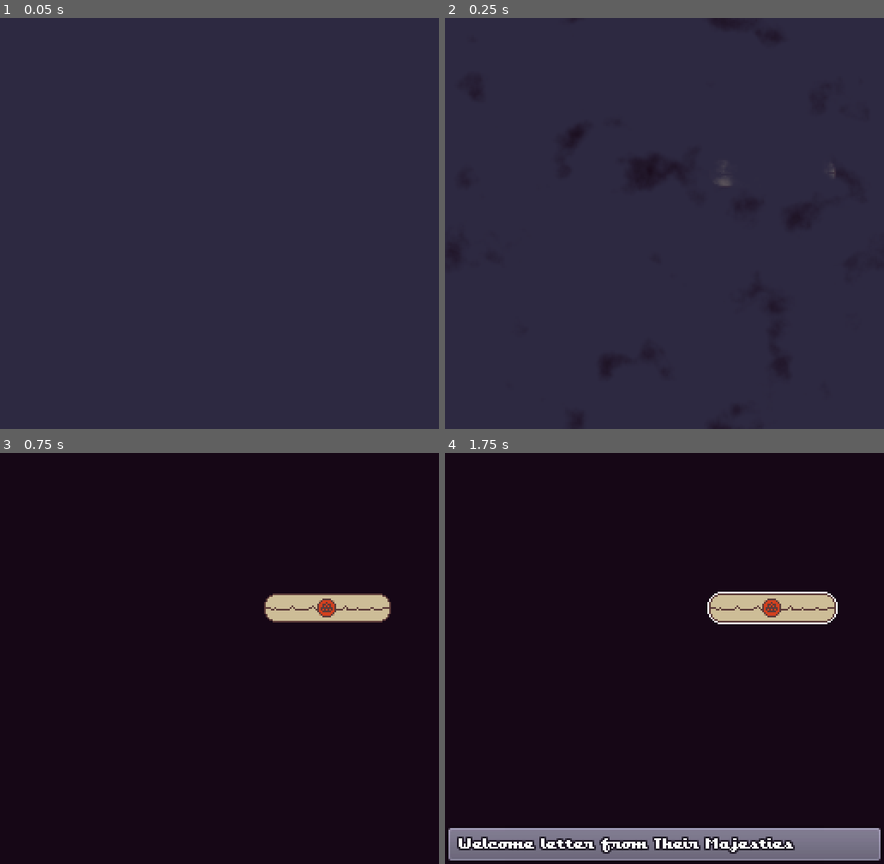
Above: before the commit, frames 1-4 (two rows, left to right).
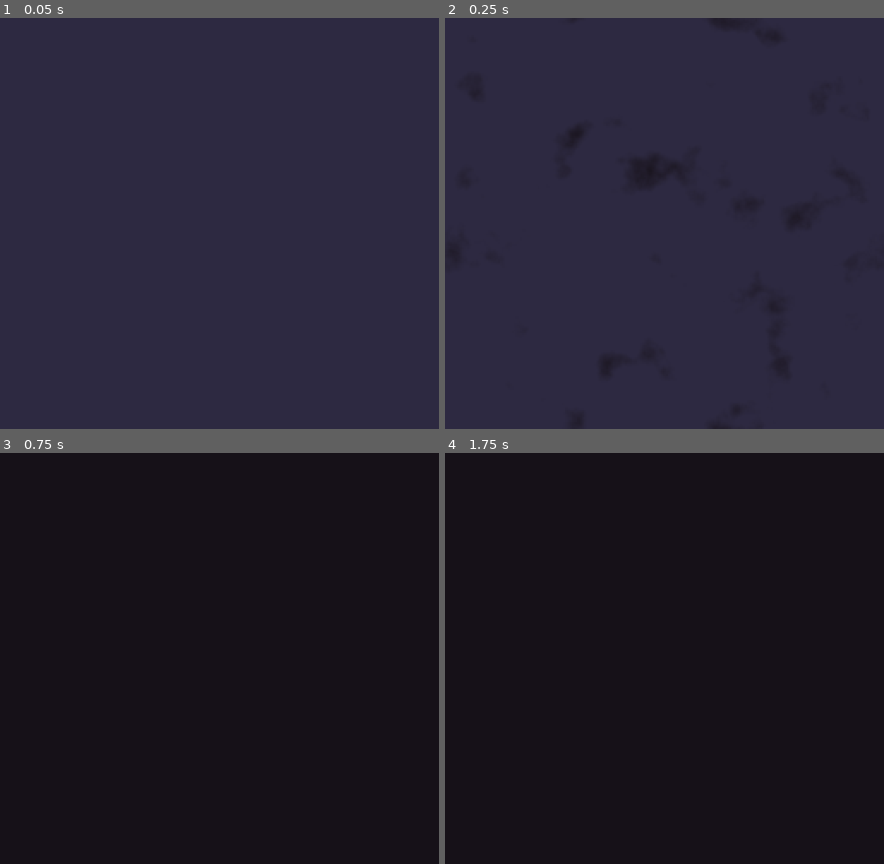
Above: after the commit, the same moments.

Repository: xphere/a-little-bird-told-me
Game: Godot game, scene res://src/scenes/game/game.tscn
Same seed, same stepped clock (60 frames per second), same inputs: the game is played once before the commit and once after it. This scene is started directly instead of the project's main scene.
Inputs (mouse positions are in pixels of both pictures, inside the frame that each line leads up to):
- Up to frame 1 (0.05 s): no input
- Up to frame 2 (0.25 s): no input
- Up to frame 3 (0.75 s): tap Enter (ui_accept) at 0.5 s; move the mouse to (316, 637) at 0.52 s; click (316, 637) at 0.67 s
- Up to frame 4 (1.75 s): tap Enter (ui_accept) at 0.77, 1.25 s; drag from (576, 679) to (774, 609) at 1.27 s

Frame 1 is identical in both runs. In frame 2, less than 0.1% of the frame differs, in the area x 62-89%, y 36-41%; in frame 3, 2.0%; in frame 4, 9.1%, in the area x 0-100%, y 33-100%.
Error after the commit: Invalid call. Nonexistent function 'execute' in base 'Node (start.gd)'. (res://src/scenes/game/game.gd:53)

Commit message:
+game: use screen instead of state

Diff:
--- a/src/scenes/game/game.gd
+++ b/src/scenes/game/game.gd
@@ -5,16 +5,16 @@
 
 
 var _context := {}
-var _current_state : CanvasItem
-var _states_stack := []
+var _current_screen : CanvasItem
+var _screens_stack := []
 
 
 func _ready() -> void:
-	_trigger_story($Story.get_child(0))
+	_play_story($Story.get_child(0))
 
 
-func has_stacked_state() -> bool:
-	return not _states_stack.empty()
+func has_stacked_screen() -> bool:
+	return not _screens_stack.empty()
 
 
 func register_letter(letter: Node) -> Node:
@@ -46,71 +46,71 @@
 	var index := 1 + story.get_index()
 	var parent := story.get_parent()
 	if parent.get_child_count() > index:
-		_trigger_story(parent.get_child(index))
+		_play_story(parent.get_child(index))
 
 
-func _trigger_story(story: Node) -> void:
-	story.trigger()
+func _play_story(story: Node) -> void:
+	story and story.execute()
 
 
-func push_state(name: String, context: Dictionary = {}) -> void:
+func push_screen(name: String, context: Dictionary = {}) -> void:
 	_merge_context(context)
 
 	if not has_node(name):
 		return
 
-	var next_state := get_node(name) as CanvasItem
-	if next_state == null:
+	var next_screen := get_node(name) as CanvasItem
+	if next_screen == null:
 		return
 
-	if _current_state and _current_state.has_method("on_hold"):
-		_current_state.on_hold()
+	if _current_screen and _current_screen.has_method("on_hold"):
+		_current_screen.on_hold()
 
-	if _current_state:
-		_states_stack.push_back(_current_state)
+	if _current_screen:
+		_screens_stack.push_back(_current_screen)
 
-	_set_current_state(next_state)
+	_set_current_screen(next_screen)
 
-	if _current_state.has_method("on_enter"):
-		_current_state.on_enter()
+	if _current_screen.has_method("on_enter"):
+		_current_screen.on_enter()
 
 
-func pop_state(context: Dictionary = {}) -> void:
+func pop_screen(context: Dictionary = {}) -> void:
 	_merge_context(context)
 
-	if _states_stack.empty() or not _current_state:
+	if _screens_stack.empty() or not _current_screen:
 		return
 
-	var next_state := _states_stack.pop_back() as CanvasItem
-	if next_state == null:
+	var next_screen := _screens_stack.pop_back() as CanvasItem
+	if next_screen == null:
 		return
 
-	if _current_state.has_method("on_leave"):
-		_current_state.on_leave()
+	if _current_screen.has_method("on_leave"):
+		_current_screen.on_leave()
 
-	_set_current_state(next_state)
+	_set_current_screen(next_screen)
 
-	if _current_state.has_method("on_resume"):
-		_current_state.on_resume()
+	if _current_screen.has_method("on_resume"):
+		_current_screen.on_resume()
 
 
-func to_state(name: String, context: Dictionary = {}) -> void:
+func to_screen(name: String, context: Dictionary = {}) -> void:
 	_merge_context(context)
 
 	if not has_node(name):
 		return
 
-	var next_state := get_node(name) as CanvasItem
-	if next_state == null:
+	var next_screen := get_node(name) as CanvasItem
+	if next_screen == null:
 		return
 
-	if _current_state and _current_state.has_method("on_leave"):
-		_current_state.on_leave()
+	if _current_screen and _current_screen.has_method("on_leave"):
+		_current_screen.on_leave()
 
-	_set_current_state(next_state)
+	_set_current_screen(next_screen)
 
-	if _current_state and _current_state.has_method("on_enter"):
-		_current_state.on_enter()
+	if _current_screen and _current_screen.has_method("on_enter"):
+		_current_screen.on_enter()
 
 
 func dialog(speaker: String, contents: String) -> void:
@@ -122,8 +122,8 @@
 
 
 func _on_Cursor_interact(node: CollisionObject2D) -> void:
-	if _current_state and _current_state.has_method("on_interact"):
-		_current_state.on_interact(node)
+	if _current_screen and _current_screen.has_method("on_interact"):
+		_current_screen.on_interact(node)
 
 	if node.has_method("on_interact"):
 		node.on_interact()
@@ -136,8 +136,8 @@
 	if node.has_method("get_name_when_selected"):
 		$DialogBox.info(node.get_name_when_selected())
 
-	if _current_state and _current_state.has_method("on_select"):
-		_current_state.on_select(node)
+	if _current_screen and _current_screen.has_method("on_select"):
+		_current_screen.on_select(node)
 
 	while true:
 		var exited : CanvasItem = yield($Cursor, "exited")
@@ -147,16 +147,16 @@
 	if node.has_method("get_name_when_selected"):
 		$DialogBox.hide()
 
-	if _current_state and _current_state.has_method("on_unselect"):
-		_current_state.on_unselect(node)
+	if _current_screen and _current_screen.has_method("on_unselect"):
+		_current_screen.on_unselect(node)
 
 	if node.has_method("select"):
 		node.select(false)
 
 
-func _set_current_state(next_state: Node) -> void:
-	_current_state = next_state
-	$Cursor.set_context(_current_state)
+func _set_current_screen(next_screen: Node) -> void:
+	_current_screen = next_screen
+	$Cursor.set_context(_current_screen)
 
 
 func _merge_context(context: Dictionary) -> void:
--- a/src/screens/letter/letter.gd
+++ b/src/screens/letter/letter.gd
@@ -6,7 +6,7 @@
 
 
 func on_enter() -> void:
-	$Back.visible = owner.has_stacked_state()
+	$Back.visible = owner.has_stacked_screen()
 	letter = owner.consume_context("#letter")
 	$"%MessageBox".set_contents(letter.letter_content)
 	letter.emit_signal("opened")
@@ -19,4 +19,4 @@
 
 
 func _on_Back_pressed() -> void:
-	owner.pop_state()
+	owner.pop_screen()
--- a/src/screens/mail-desk/mail-desk.gd
+++ b/src/screens/mail-desk/mail-desk.gd
@@ -2,7 +2,7 @@
 
 
 func on_enter() -> void:
-	$Back.visible = owner.has_stacked_state()
+	$Back.visible = owner.has_stacked_screen()
 	show()
 
 
@@ -14,8 +14,8 @@
 	var Letter := preload("res://src/objects/letters/letter.gd")
 
 	if node is Letter:
-		owner.push_state("Letter", { "#letter": node })
+		owner.push_screen("Letter", { "#letter": node })
 
 
 func _on_Back_pressed() -> void:
-	owner.pop_state()
+	owner.pop_screen()
--- a/src/screens/tower/tower.gd
+++ b/src/screens/tower/tower.gd
@@ -12,4 +12,4 @@
 
 func on_interact(node: Node2D) -> void:
 	if transitions.has(node):
-		owner.push_state(node.name)
+		owner.push_screen(node.name)
--- a/src/story/start.gd
+++ b/src/story/start.gd
@@ -9,4 +9,4 @@
 
 
 func _on_letter_closed() -> void:
-	owner.to_state("Tower")
+	owner.to_next_story(self)
